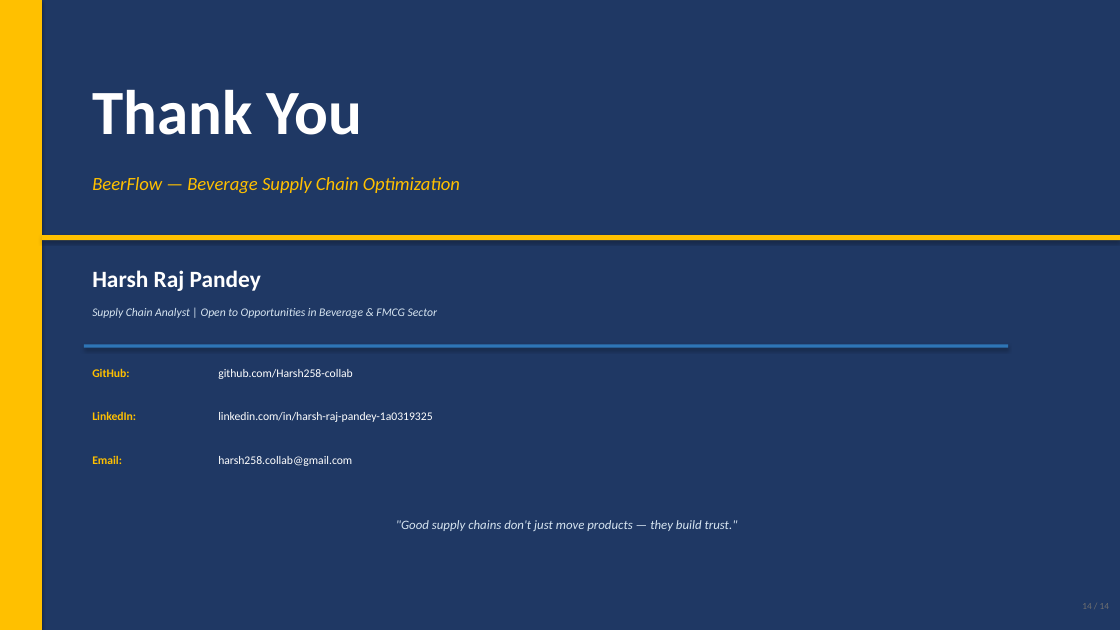
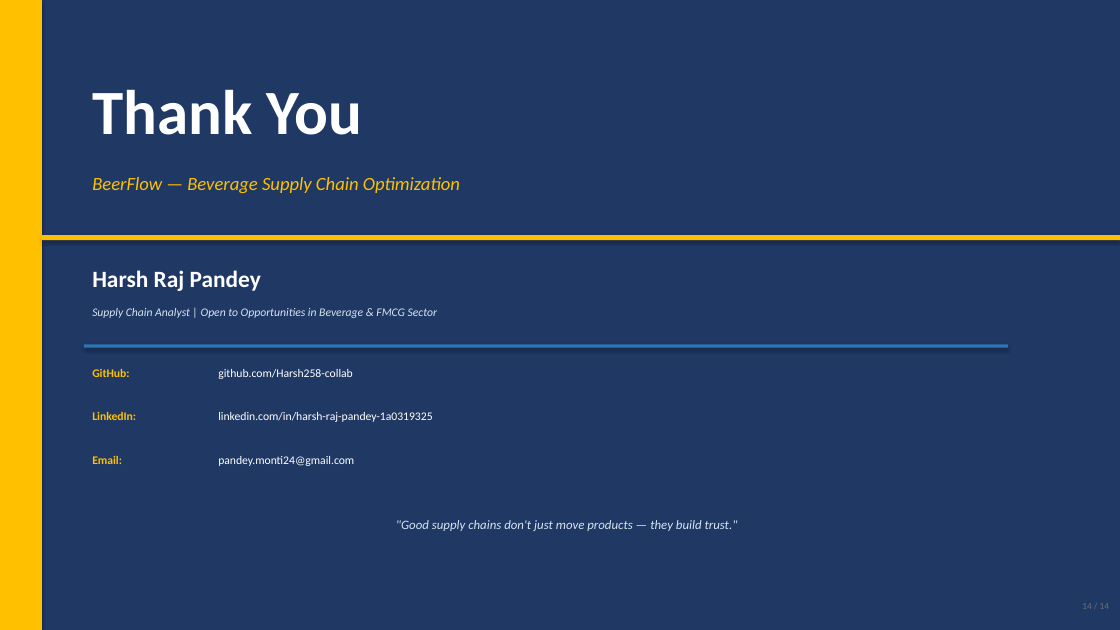
Before and after one commit to Harsh258-collab/beerflow-supply-chain, a slide deck: slide 14 of powerpoint/BeerFlow_Strategy_Deck.pptx. Drawn at 1120x630 pixels with LibreOffice and Linux fonts; fonts in the diff are those of the drawing. Boxes give left, top, right and bottom in pixels: in the first picture for what was removed or moved away, otherwise in the second. Text is boxed around its words. In the diff, an @@ line names an element or a change of style, - is before the commit and + after.

Commit message:
Restructure PPTs: add HR Portfolio, remove Pro Presentation, update email

```diff
--- a/powerpoint/BeerFlow_Strategy_Deck.pptx
+++ b/powerpoint/BeerFlow_Strategy_Deck.pptx
@@ text at bbox=[218, 456, 354, 466]: text changed @@
-harsh258.collab@gmail.com
+pandey.monti24@gmail.com
```
Also in this commit, not shown: 5 other files.
